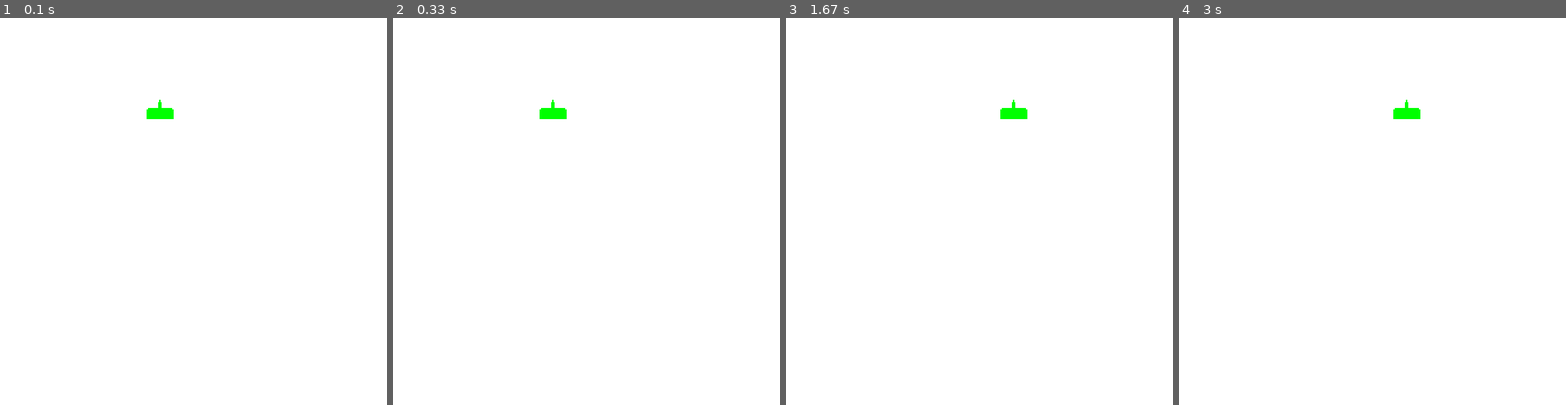
Above: before the commit, frames 1-4 (left to right).
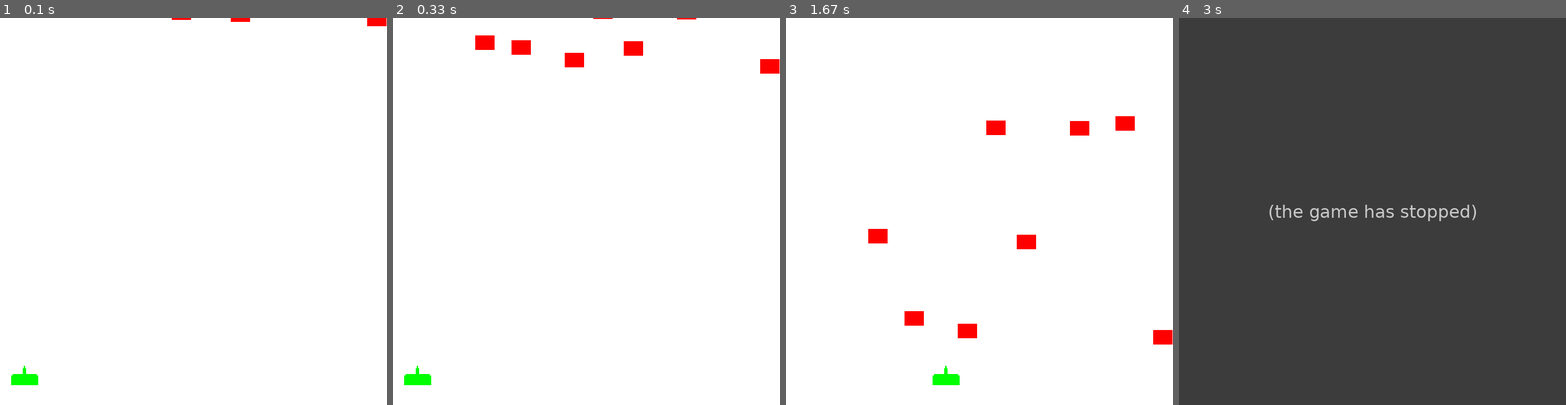
Above: after the commit, the same moments.

Repository: MysticFlarePlayz/Pygame-SpaceInvaders
Game: pygame game, started from SpaceInvaders.py
The game is run twice, just before and just after one commit, with the same random seed, the same clock (stepped at 60 frames per second) and the same inputs.
Inputs:
- Up to frame 1 (0.1 s): no input
- Up to frame 2 (0.33 s): no input
- Up to frame 3 (1.67 s): tap A at 0.33 s; hold Right 0.67-1.13 s; hold Right 1.17-1.63 s
- Up to frame 4 (3 s): no input

The runs differ from the first frame. In frame 1, 0.6% of the frame differs, in the area x 2-100%, y 0-95%; in frame 2, 1.4%; in frame 3, 1.9%; in frame 4, 100%, in the area x 0-100%, y 0-100%.
After the commit the program exited at 1.75 s; later frames show no game.

Commit message:
Update SpaceInvaders.py

Diff:
--- a/SpaceInvaders.py
+++ b/SpaceInvaders.py
@@ -1,4 +1,5 @@
 import pygame
+import random
 pygame.init()
 
 HEIGHT = 800
@@ -7,10 +8,12 @@
 screen = pygame.display.set_mode((HEIGHT, WIDTH))
 black = (0, 0, 0)
 white = (255, 255, 255)
-pos_x = 300
-pos_y = 150
+red = (255, 0, 0)
+pos_x = 20
+pos_y = 700
 pos_x_m = 0
 pos_y_m = 0
+kills1 = 0
 exit = False
 clock = pygame.time.Clock()
 
@@ -34,16 +37,69 @@
             self.rect.right = WIDTH
         if self.rect.left < 0:
             self.rect.left = 0
+    def shoot(self):
+        bullet = Bullets(self.rect.x, self.rect.y)
+        sprites.add(bullet)
+        bullets.add(bullet)
+
+
+
+class Mobs(pygame.sprite.Sprite):
+    def __init__(self):
+        pygame.sprite.Sprite.__init__(self)
+        self.image = pygame.Surface((40, 30))
+        self.image.fill(red)
+        self.rect = self.image.get_rect()
+        self.rect.x = random.randrange(WIDTH - self.rect.width)
+        self.rect.y = random.randrange(-100, -30)
+        self.speedx = random.randrange(3, 8)
+    def update(self):
+        self.rect.y += self.speedx
+        if self.rect.y > HEIGHT:
+            self.rect.x = random.randrange(WIDTH - self.rect.width)
+            self.rect.y = random.randrange(-100, -30)
+class Bullets(pygame.sprite.Sprite):
+    def __init__(self, x, y):
+        pygame.sprite.Sprite.__init__(self)
+        self.image = pygame.Surface((10, 10))
+        self.image.fill(black)
+        self.rect = self.image.get_rect()
+        self.rect.x = x
+        self.rect.y = y
+        self.speedx = -10
+    def update(self):
+        self.rect.y += self.speedx
 sprites = pygame.sprite.Group()
+mobs = pygame.sprite.Group()
+bullets = pygame.sprite.Group()
 player = Player()
 sprites.add(player)
+for i in range(8):
+    mob = Mobs()
+    sprites.add(mob)
+    mobs.add(mob)
 while not exit:
     for event in pygame.event.get():
         if(event.type == pygame.QUIT):
             exit = True
+        if event.type == pygame.KEYDOWN:
+            if event.key == pygame.K_a:
+                player.shoot()
+    kills = pygame.sprite.groupcollide(mobs, bullets, True, True)
+    if kills:
+        mob = Mobs()
+        mobs.add(mob)
+        sprites.add(mob)
+        kills1 += 1
+        print(kills1)
+    kills  = pygame.sprite.spritecollide(player, mobs, False)
+    if kills:
+        player.kill()
+        exit = True
     pos_x += pos_x_m
     pos_y += pos_y_m
     clock.tick(30)
+    sprites.update()
     screen.fill(white)
     sprites.draw(screen)
     sprites.update()
